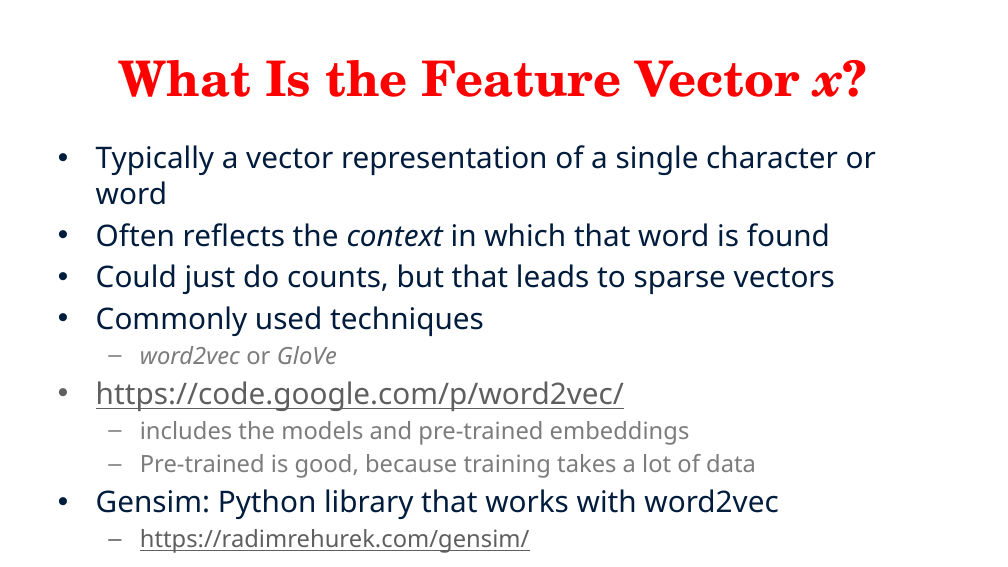
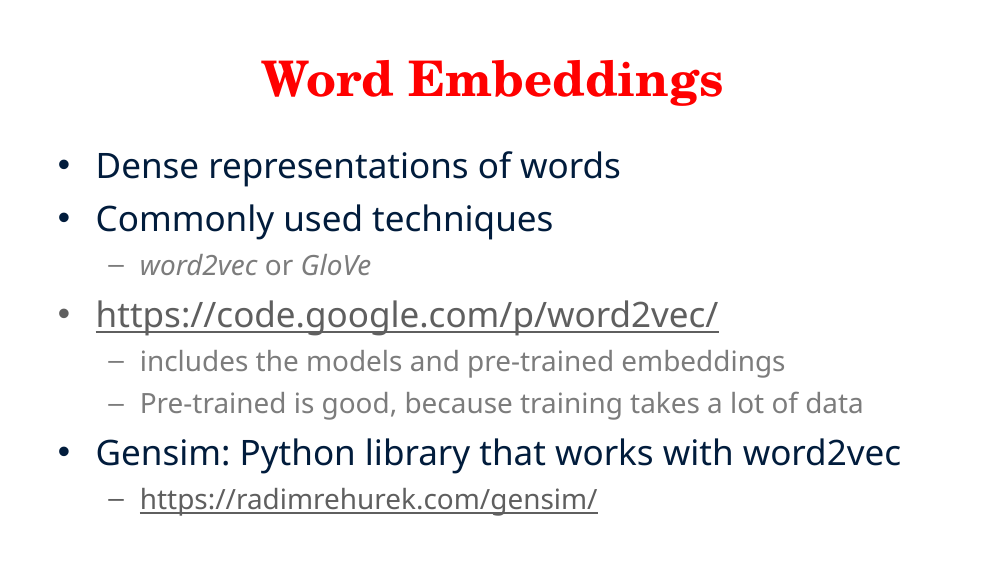
Before and after one commit to fanfeng2015/Natural-Language-Processing, a slide deck: slide 5 of Slides/Lecture 11-5.pptx (slide 3 before the commit). Drawn at 1008x567 pixels with LibreOffice and Linux fonts; fonts in the diff are those of the drawing. Boxes give left, top, right and bottom in pixels: in the first picture for what was removed or moved away, otherwise in the second. Text is boxed around its words. In the diff, an @@ line names an element or a change of style, - is before the commit and + after.

```diff
--- a/Slides/Lecture 11-5.pptx
+++ b/Slides/Lecture 11-5.pptx
@@ title at (261, 60, 724, 106): text changed @@
-What Is the Feature Vector x?
+Word Embeddings
@@ text at (96, 151, 621, 187): text changed; size 28.3 to 33.3 pt @@
-• Typically a vector representation of a single character or word
-• Often reflects the context in which that word is found
-• Could just do counts, but that leads to sparse vectors
+• Dense representations of words
@@ text at (96, 204, 901, 516): size 28.3 to 33.3 pt in "Commonly used techniques", "https://code.google.com/p/word2vec/", "Gensim: Python library that works with word2vec"; size 22.7 to 26.7 pt in "word2vec or GloVe", "includes the models and pre-trained embeddings", "Pre-trained is good, because training takes a ...", "https://radimrehurek.com/gensim/"; line spacing 1 to 1.1; more space between paragraphs @@
```
Also in this commit, not shown: 5 other slides changed, 15 slides added, 3 slides removed, 24 other files.
